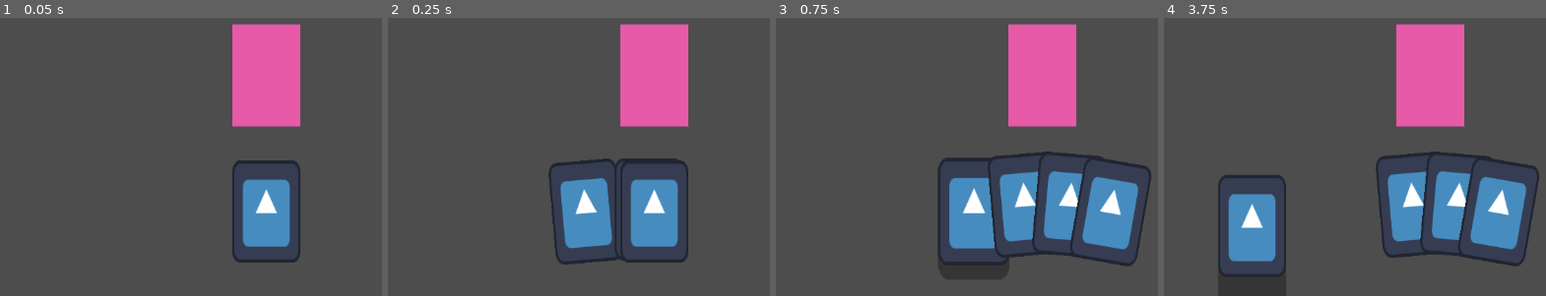
Above: before the commit, frames 1-4 (left to right).
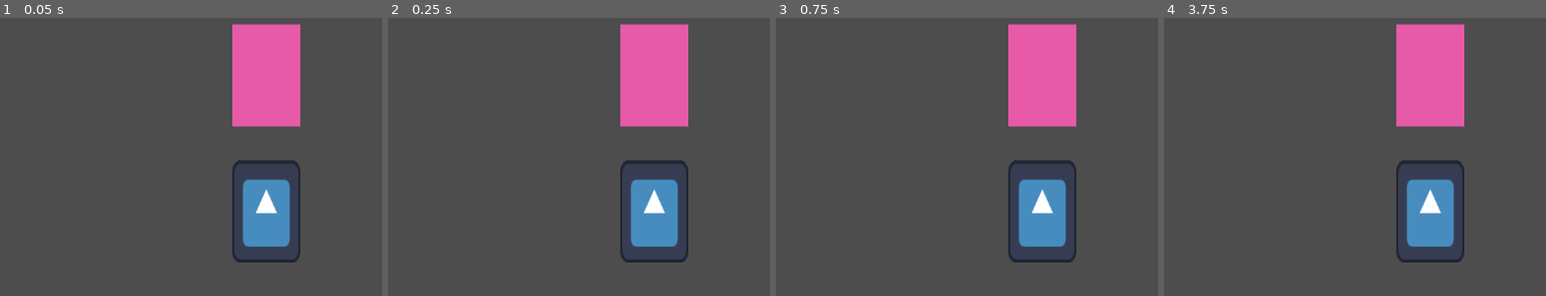
Above: after the commit, the same moments.

Repository: jaoc1811/card-game-jam
Game: Godot game, scene res://Scenes/jo.tscn
Two runs of this game, one before a commit and one after it. Both use one fixed random seed, a clock stepped at 60 frames per second and the inputs below. The engine's default icon, where the game draws it, is replaced by a stand-in: a white triangle on a blue panel in a dark square.
Inputs (mouse positions are in pixels of both pictures, inside the frame that each line leads up to):
- Up to frame 1 (0.05 s): no input
- Up to frame 2 (0.25 s): no input
- Up to frame 3 (0.75 s): click (974, 212) at 0.52 s
- Up to frame 4 (3.75 s): click (1362, 212) at 1.27 s; click (1362, 212) at 2.02 s; tap Enter at 2.75 s; move the mouse to (outside the picture) at 2.77 s; tap F at 2.85, 3.6 s; tap Space at 3.5 s; move the mouse to (1274, 98) at 3.52 s

Frame 1 is identical in both runs. In frame 2, 4.1% of the frame differs, in the area x 42-77%, y 50-89%; in frame 3, 12%; in frame 4, 13%, in the area x 14-99%, y 48-94%.

Commit message:
feat: removed ready scened from hand script

Diff:
--- a/scripts/hand.gd
+++ b/scripts/hand.gd
@@ -4,16 +4,11 @@
 @export var cards_positions: Array[Vector2]
 @export var cards_rotations: Array[int]
 
-
 # Called when the node enters the scene tree for the first time.
-func _ready() -> void:
-	cards = get_children()
-	for i in len(cards):
-		await get_tree().create_timer(0.1).timeout
-		set_position_and_rotation(i)
 
 
 func set_position_and_rotation(card_index: int):
+	await get_tree().create_timer(0.1).timeout
 	var tween = get_tree().create_tween()
 	var slot_position = cards_positions[card_index]
 	var slot_rotation = cards_rotations[card_index]
@@ -22,8 +17,3 @@
 	tween.tween_property(cards[card_index], "position", slot_position, 0.1).set_ease(Tween.EASE_OUT)
 	tween.tween_property(cards[card_index], "rotation_degrees", slot_rotation, 0.1).set_ease(Tween.EASE_OUT)
 	cards[card_index].is_draggable = true
-
-
-# Called every frame. 'delta' is the elapsed time since the previous frame.
-func _process(delta: float) -> void:
-	pass
